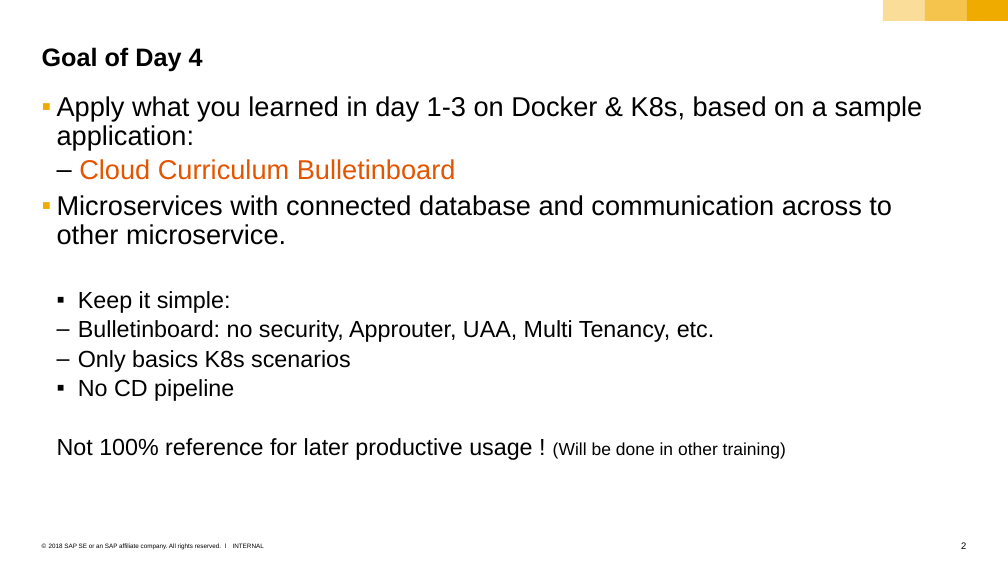
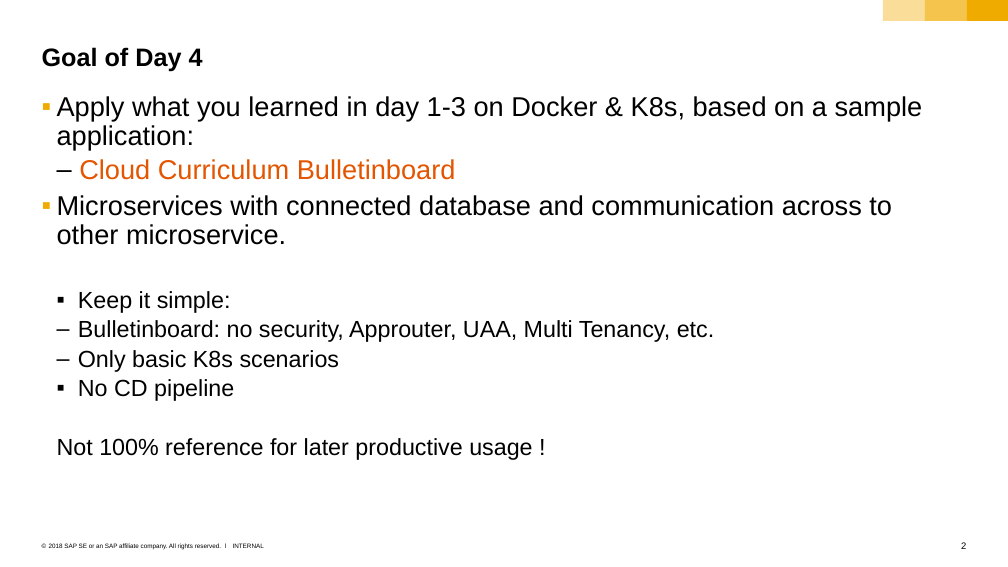
Before and after one commit to cuijiyao01/docker-k8s-training, a slide deck: slide 2 of sample-app/bulletinboard-in-k8s_intro.pptx. Drawn at 1008x567 pixels with LibreOffice and Linux fonts; fonts in the diff are those of the drawing. Boxes give left, top, right and bottom in pixels: in the first picture for what was removed or moved away, otherwise in the second. Text is boxed around its words. In the diff, an @@ line names an element or a change of style, - is before the commit and + after.

Commit message:
update slides

```diff
--- a/sample-app/bulletinboard-in-k8s_intro.pptx
+++ b/sample-app/bulletinboard-in-k8s_intro.pptx
@@ text at (78, 350, 340, 372): text changed @@
-    – Only basics K8s scenarios
+    – Only basic K8s scenarios
@@ text at (57, 438, 532, 460): text changed @@
-    Not 100% reference for later productive usage ! (Will be done in other training)
+    Not 100% reference for later productive usage !
```
Also in this commit, not shown: 1 other file.
